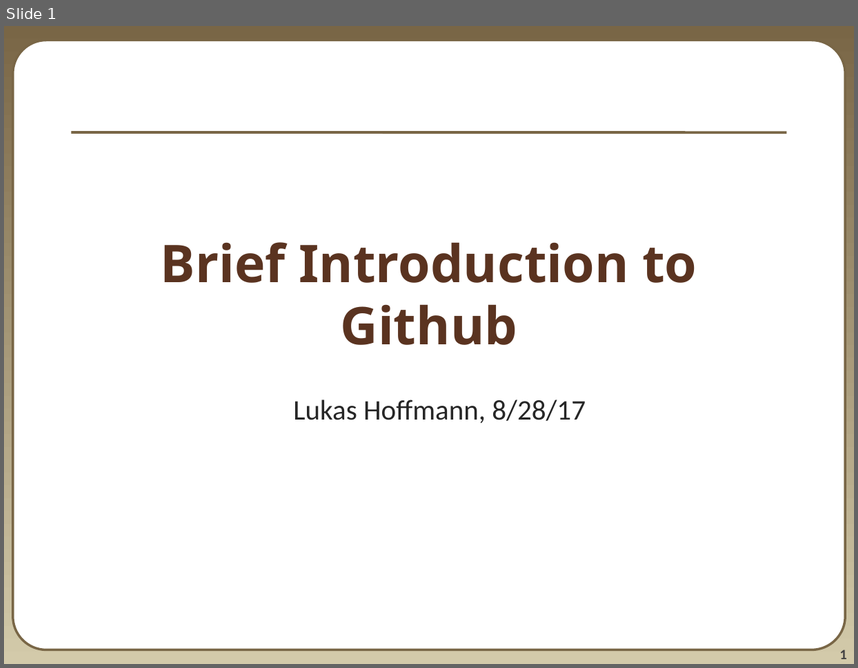
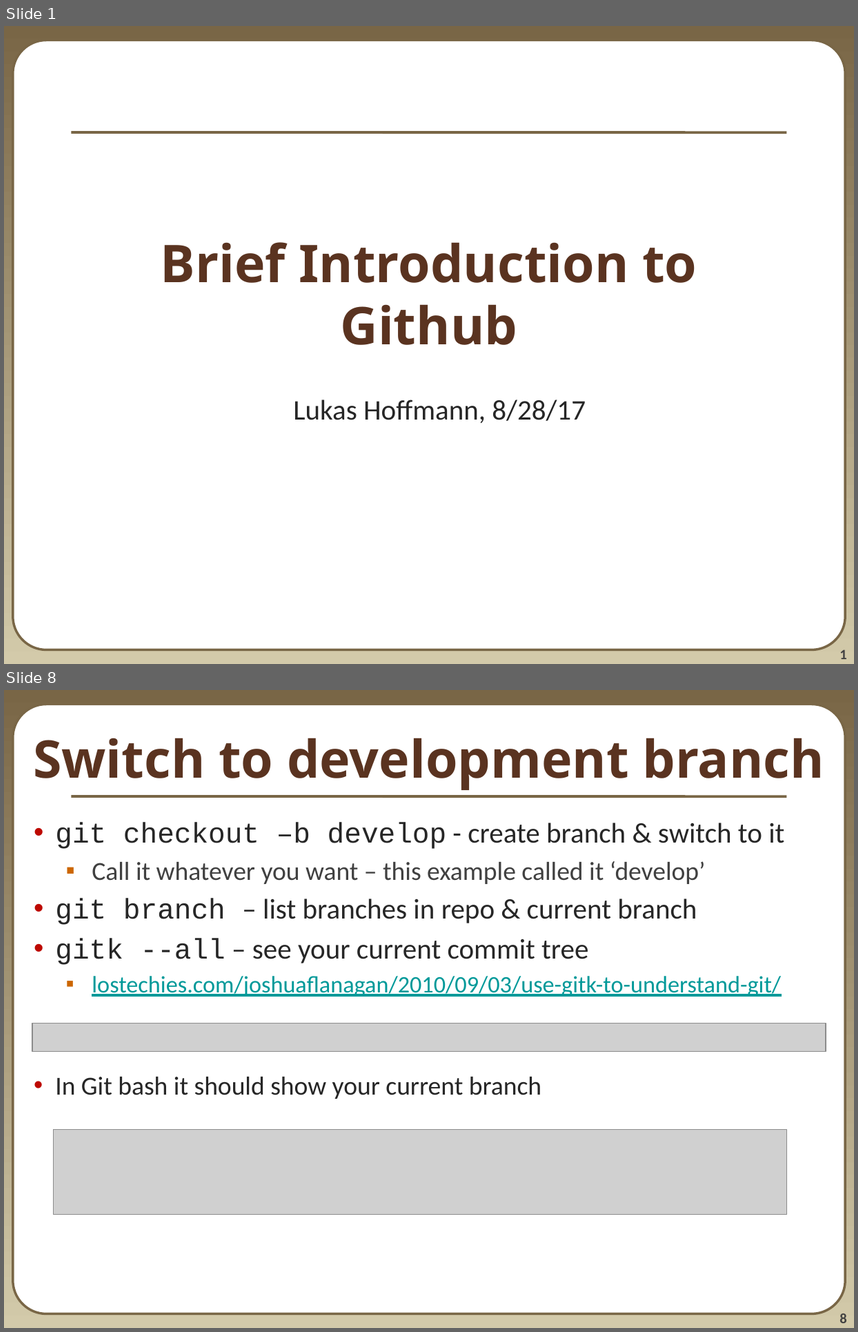
Before and after one commit to lahoffm/github_help, a slide deck: Github introduction Lukas.pptx. Shown one above the other, each under a label of ours: slide 1 before the commit, slides 1 and 8 after it; the slides between them are not shown. The pictures are 858x668 and 858x1332 pixels, drawn with LibreOffice and Linux fonts; fonts in the diff are those of the drawing; grey boxes stand for pictures. Boxes give left, top, right and bottom in pixels: in the first picture for what was removed or moved away, otherwise in the second. Text is boxed around its words. In the diff, an @@ line names an element or a change of style, - is before the commit and + after.

```diff
--- a/Github introduction Lukas.pptx
+++ b/Github introduction Lukas.pptx
@@ slide 8 added at [4, 690, 854, 1328], background gradient #796646 to #D3CAAA; not listed: 3 template elements that a slide beside it also shows @@
@@ title added at [33, 738, 824, 790], 44 pt, text #5A3320, bold @@
+Switch to development branch
@@ text added at [55, 822, 784, 1098], 24 pt, text #262626 @@
+• git checkout –b develop - create branch & switch to it
+  ▪ Call it whatever you want – this example called it ‘develop’
+• git branch – list branches in repo & current branch
+• gitk --all – see your current commit tree
+  ▪ lostechies.com/joshuaflanagan/2010/09/03/use-gitk-to-understand-git/
+• In Git bash it should show your current branch
@@ picture added at [32, 1023, 825, 1052] @@
@@ picture added at [53, 1130, 786, 1214] @@
```
Also in this commit, not shown: 12 slides changed, 4 other slides added, 2 slides removed, 2 other files.
